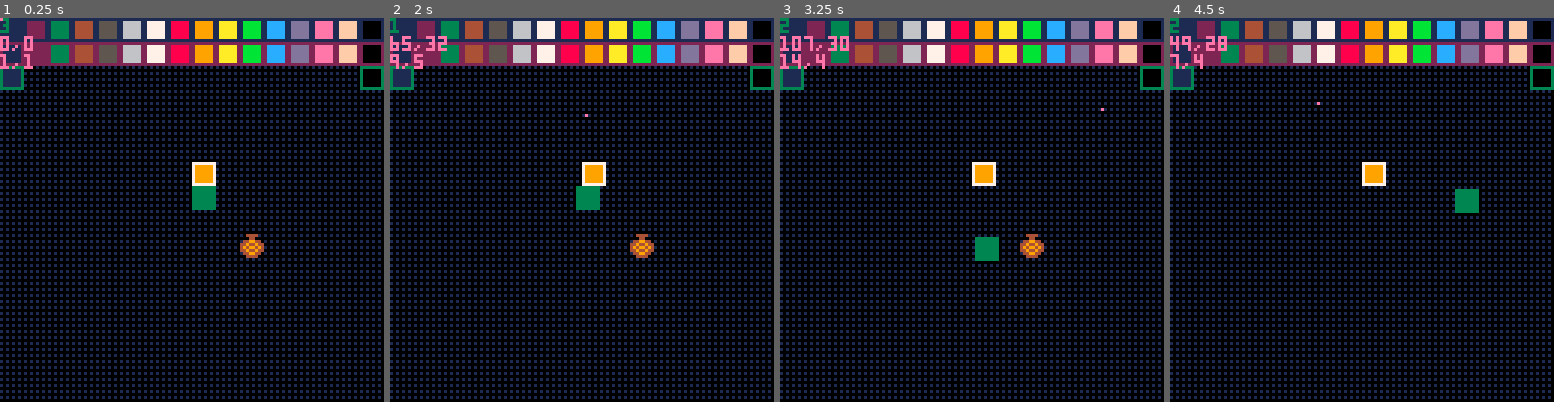
Above: before the commit, frames 1-4 (left to right).
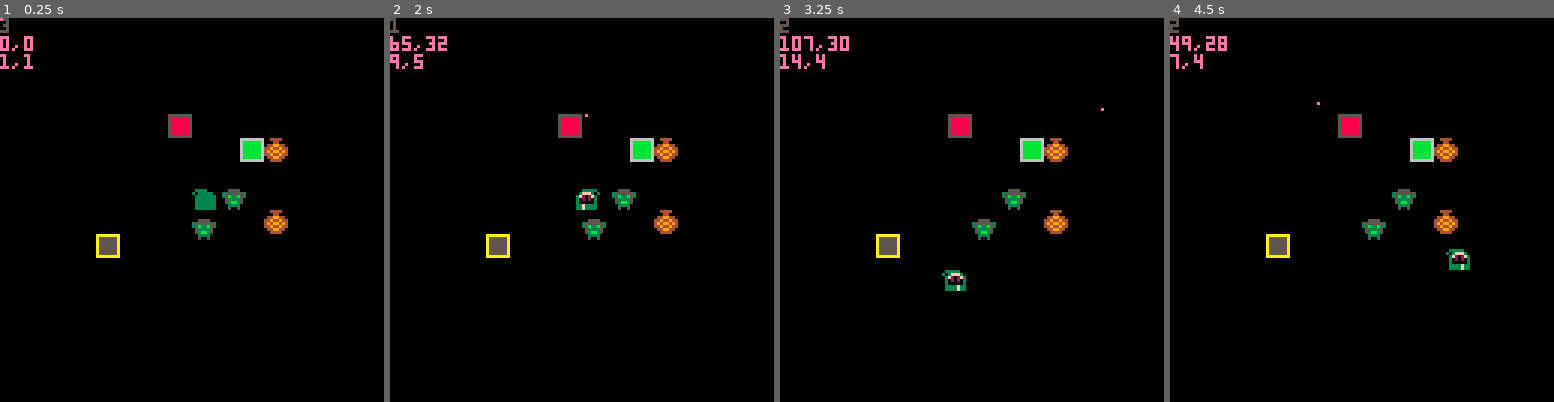
Above: after the commit, the same moments.

Repository: illMadeCoder/zelda_clone
Game: PICO-8 cartridge zelda_clone.p8
The game is run twice, just before and just after one commit, with the same random seed, the same clock (stepped at 60 frames per second) and the same inputs.
Inputs (mouse positions are in pixels of both pictures, inside the frame that each line leads up to):
- Up to frame 1 (0.25 s): no input
- Up to frame 2 (2 s): tap O (Z key) at 0.33, 0.7, 1.43 s; click (459, 121) at 0.67 s; tap X (X key) at 1.07 s; click (520, 267) at 1.22 s; click (585, 114) at 1.77 s; hold Left from 1.97 s (still down)
- Up to frame 3 (3.25 s): tap X (X key) every 0.33 s from 2.07 to 3.07 s; tap O (Z key) at 2.22, 3.1 s; click (1037, 259) at 2.32 s; release Left at 2.37 s; hold Down 2.42-2.82 s; click (1102, 106) at 2.87 s; hold Right from 2.87 s (still down)
- Up to frame 4 (4.5 s): tap X (X key) every 0.33 s from 3.4 to 4.4 s; click (1254, 256) at 3.42 s; release Right at 3.53 s; hold Up 3.58-4.08 s; click (1315, 102) at 3.97 s; tap O (Z key) at 3.98 s; hold Right from 4.13 s (still down)

The runs differ from the first frame. In frame 1, 36% of the frame differs, in the area x 0-100%, y 0-100%; in frame 2, 36%; in frame 3, 36%; in frame 4, 36%.

Commit message:
sprite art

Diff:
--- a/zelda_clone.p8
+++ b/zelda_clone.p8
@@ -455,7 +455,7 @@
 			 v_scaleto(
 			    v_unit(
 			       v_sub(_self.center, v_at_dir)), 1))
-	    else
+	    elseif is_b_dir_down then
 	       update_vel_move()
 	    end
 
@@ -505,6 +505,12 @@
 	 a_update(_self.ianim, _self)
 
 	 -- todo apply function and comments for v types
+	 if v_mag(_self.vel_move) != 0 then
+	    _self.mf += 1
+	 else
+	    _self.mf = 0
+	 end
+
 	 v_addto(_self.vel, _self.vel_move)
 	 v_addto(_self.vel, _self.vel_hit)
 	 v_addto(_self.vel, _self.vel_geometry_bounce)
@@ -512,7 +518,8 @@
 	 e_move_geometry(_self)
 
 	 if _self.state == "pickup" then
-	    v_applyto(_self.pickup.pos, _self.pos)
+	    v_applyto(_self.pickup.pos,
+		      v_add(_self.pos, v_new(0,-_self.height)))
 	    -- throw
 	    if b_up(_self.b_x) then
 	       _self.state = "throwing"
@@ -544,7 +551,14 @@
       end,
 
       function (_self)
-	 e_rectfill(_self)
+	 -- e_rectfill(_self)
+	 palt(7, true)
+	 spr(_self.dir - 1,
+	     _self.pos.x,
+	     _self.pos.y + ((_self.mf/4)%4 >= 2 and 1 or 0),
+	     1,
+	     1,
+	     _self.dir >= 3 and _self.f / 10 % 10 >= 5)
 	 print(_self.dir)
       end,
 
@@ -563,6 +577,8 @@
       vel_move = v_new(),
       vel_hit = v_new(),
       vel_geometry_bounce = v_new(),
+
+      mf = 0,
 
       width = 8,
       height = 8,
@@ -618,6 +634,18 @@
       function (_self)
 	 local wielder = _self.args[1]
 	 local dir = _self.args[2]
+
+
+	 -- local v_o = v_new()
+	 -- if dir == 2 then
+	 --    v_o.x = -1
+	 -- elseif dir == 3 then
+	 --    v_o.x -= 1
+	 -- elseif dir == 4 then
+	 --    v_o.y = -1
+	 -- end
+
+
 	 local charge_attack = _self.args[3]
 	 local dim = v_scale(dir_v_map[dir],
 			     charge_attack and 7 or 6)
@@ -634,7 +662,9 @@
 	 v_applyto(_self.pos,
 		   v_add(v_flr(wielder.center),
 			 v_polar(a,
-				 charge_attack and 6 or 5)))
+				 charge_attack and 7 or 6)))
+
+	 --v_addto(_self.pos, v_o)
 
 	 if charge_attack or
 	    _self.f >
@@ -646,6 +676,7 @@
       end,
 
       function (_self)
+	 circfill(_self.pos.x, _self.pos.y, 1, 5)
 	 e_rectfill(_self)
       end,
 
@@ -699,7 +730,11 @@
       end,
 
       function(_self)
-	 e_rectfill(_self)
+	 spr(19,
+	     _self.pos.x,
+	     _self.pos.y,
+	     1,
+	     1)
       end,
 
       pos = v_new(),
@@ -854,7 +889,7 @@
    {0,0,0,0,0,0,0,0,1,0,0,0,0,0,0,0},
    {0,0,0,0,0,0,0,0,0,0,0,0,0,0,0,0},
    {0,0,0,0,0,0,0,0,0,0,0,0,0,0,0,0},
-   {0,0,0,0,0,0,0,0,0,0,2,0,0,0,0,0},
+   {0,0,0,0,0,0,3,0,0,0,2,0,0,0,0,0},
    {0,0,0,0,0,0,0,0,0,0,0,0,0,0,0,0},
    {0,0,0,0,0,0,0,0,0,0,0,0,0,0,0,0},
    {0,0,0,0,0,0,0,0,0,0,0,0,0,0,0,0},
@@ -882,24 +917,24 @@
 --    {0,0,0,0,0,0,0,0,0,0,0,0,0,0,0,0},
 -- }
 
--- geometry_map = {
---    {0,0,0,0,0,0,0,0,0,0,0,0,0,0,0,0},
---    {0,0,0,0,0,0,0,0,0,0,0,0,0,0,0,0},
---    {0,0,0,0,0,0,0,0,0,0,0,0,0,0,0,0},
---    {0,0,0,0,0,0,0,0,0,0,0,0,0,0,0,0},
---    {0,0,0,0,0,0,0,1,0,0,0,0,0,0,0,0},
---    {0,0,0,0,0,0,0,0,0,0,1,0,0,0,0,0},
---    {0,0,0,0,0,0,0,0,0,0,0,0,0,0,0,0},
---    {0,0,0,0,0,0,0,0,0,0,0,0,0,0,0,0},
---    {0,0,0,0,0,0,0,0,0,0,0,0,0,0,0,0},
---    {0,0,0,0,1,0,0,0,0,0,0,0,0,0,0,0},
---    {0,0,0,0,0,0,0,0,0,0,0,0,0,0,0,0},
---    {0,0,0,0,0,0,0,0,0,0,0,0,0,0,0,0},
---    {0,0,0,0,0,0,0,0,0,0,0,0,0,0,0,0},
---    {0,0,0,0,0,0,0,0,0,0,0,0,0,0,0,0},
---    {0,0,0,0,0,0,0,0,0,0,0,0,0,0,0,0},
---    {0,0,0,0,0,0,0,0,0,0,0,0,0,0,0,0},
--- }
+geometry_map = {
+   {0,0,0,0,0,0,0,0,0,0,0,0,0,0,0,0},
+   {0,0,0,0,0,0,0,0,0,0,0,0,0,0,0,0},
+   {0,0,0,0,0,0,0,0,0,0,0,0,0,0,0,0},
+   {0,0,0,0,0,0,0,0,0,0,0,0,0,0,0,0},
+   {0,0,0,0,0,0,0,1,0,0,0,0,0,0,0,0},
+   {0,0,0,0,0,0,0,0,0,0,1,2,0,0,0,0},
+   {0,0,0,0,0,0,0,0,0,0,0,0,0,0,0,0},
+   {0,0,0,0,0,0,0,0,0,0,0,0,0,0,0,0},
+   {0,0,0,0,0,0,0,0,0,0,0,2,0,0,0,0},
+   {0,0,0,0,1,0,0,0,0,0,0,0,0,0,0,0},
+   {0,0,0,0,0,0,0,0,0,0,0,0,0,0,0,0},
+   {0,0,0,0,0,0,0,0,0,0,0,0,0,0,0,0},
+   {0,0,0,0,0,0,0,0,0,0,0,0,0,0,0,0},
+   {0,0,0,0,0,0,0,0,0,0,0,0,0,0,0,0},
+   {0,0,0,0,0,0,0,0,0,0,0,0,0,0,0,0},
+   {0,0,0,0,0,0,0,0,0,0,0,0,0,0,0,0},
+}
 
 -- geometry_map = {
 --    {0,0,0,0,0,0,0,0,0,0,0,0,0,0,0,0},
@@ -925,10 +960,10 @@
    --e_init(e_data.pickup, 80, 63)
    -- e_init(e_data.pickup, 80, 71)
    -- e_init(e_data.pickup, 80, 55)
-   --e_init(e_data.dummy, v_new(player.pos.x, player.pos.y-10))
-   --e_init(e_data.dummy, v_new(player.pos.x, player.pos.y+10))
+   -- e_init(e_data.dummy, v_new(player.pos.x, player.pos.y-10))
+   e_init(e_data.dummy, v_new(player.pos.x, player.pos.y+10))
    -- e_init(e_data.dummy, v_new(player.pos.x-10, player.pos.y))
-   -- e_init(e_data.dummy, v_new(player.pos.x+10, player.pos.y))
+   e_init(e_data.dummy, v_new(player.pos.x+10, player.pos.y))
 end
 
 function rectcoll(_coll_a, _coll_b)
@@ -990,11 +1025,17 @@
    if f % frame_rate == 0 then
       cls()
 
-      for i = 0, 63 do
-	 for j = 0, 63 do
-	    pset(j*2, i*2, 1)
-	 end
-      end
+      -- for i = 0, 63 do
+      -- 	 for j = 0, 63 do
+      -- 	    pset(j*2, i*2, 1)
+      -- 	 end
+      -- end
+
+      -- for i = 0, 16 do
+      -- 	 for j = 0, 16 do
+      -- 	    spr(128, i*8, j*8)
+      -- 	 end
+      -- end
 
       -- geometry map
       for y,row in pairs(geometry_map) do
@@ -1011,6 +1052,8 @@
 			pos.y+6,x)
 	    elseif id == 2 then
 	       spr(64, pos.x, pos.y)
+	    elseif id == 3 then
+	       spr(80, pos.x, pos.y)
 	    end
 	 end
       end
Not shown, changed: 64 lines of the sprite sheet (__gfx__) section of zelda_clone.p8
